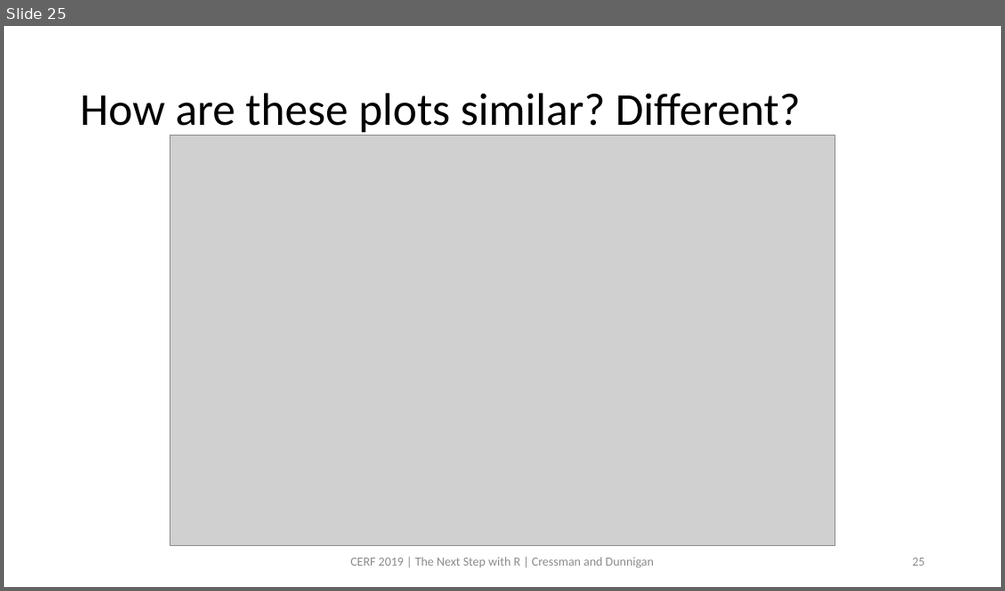
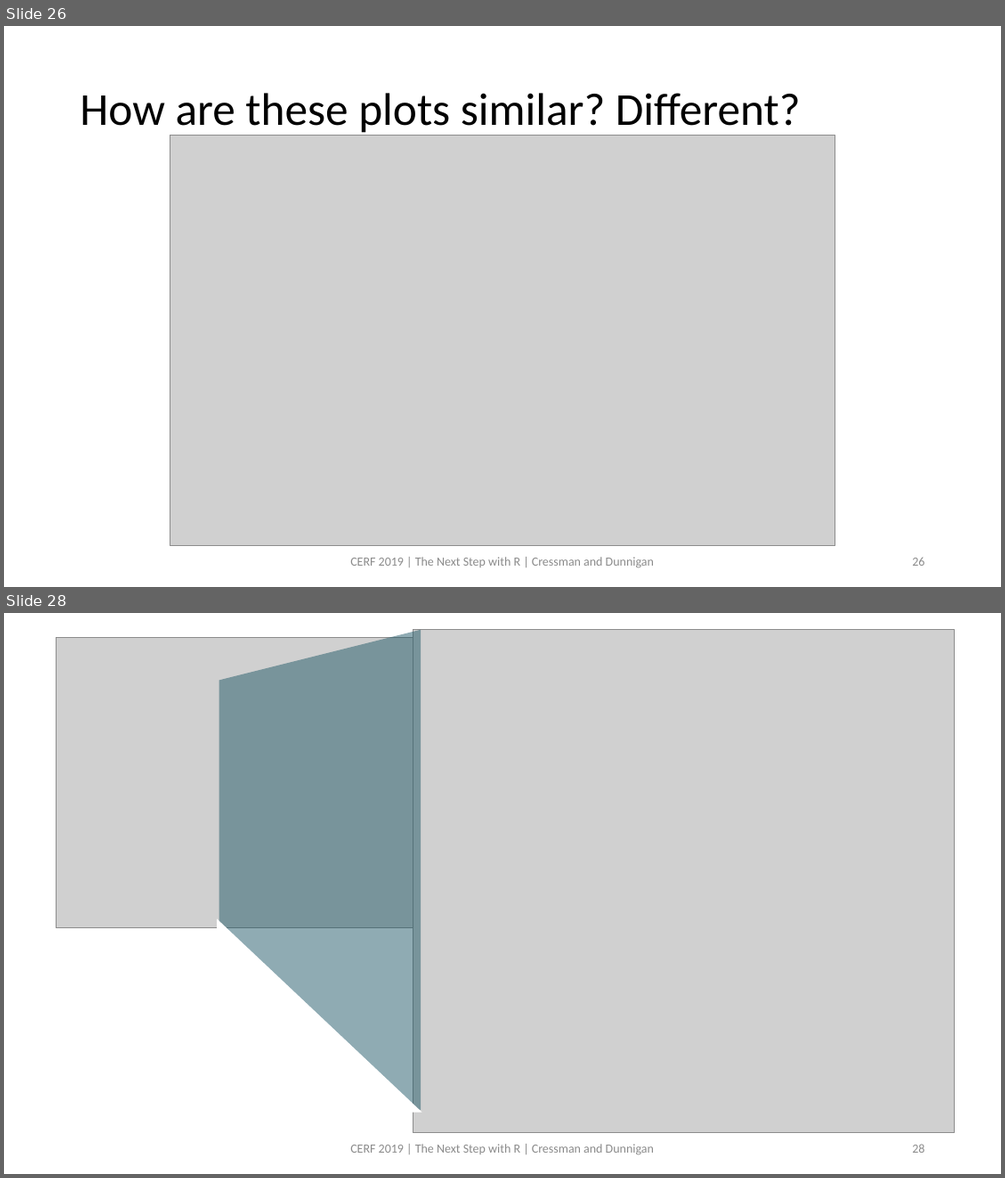
Before and after one commit to swmpkim/2019_CERF, a slide deck: slides/01_Visualize.pptx. Shown one above the other, each under a label of ours: slide 25 before the commit, slides 26 and 28 after it; the slides between them are not shown. The pictures are 1005x591 and 1005x1178 pixels, drawn with LibreOffice and Linux fonts; fonts in the diff are those of the drawing; grey boxes stand for pictures. Boxes give left, top, right and bottom in pixels: in the first picture for what was removed or moved away, otherwise in the second. Text is boxed around its words. In the diff, an @@ line names an element or a change of style, - is before the commit and + after.

```diff
--- a/slides/01_Visualize.pptx
+++ b/slides/01_Visualize.pptx
@@ slide 28 added at (4, 613, 1001, 1174), background #FFFFFF @@
@@ group added at (57, 629, 955, 1133): 2 pictures, 1 trapezoid, 1 right triangle @@
@@ text added at (350, 1143, 654, 1155), 12 pt, text #8C8C8C @@
+CERF 2019 | The Next Step with R | Cressman and Dunnigan
@@ page number added at (912, 1143, 924, 1152), 12 pt, text #8C8C8C @@
+28
@@ what was slide 25 is now slide 26 @@
```
Also in this commit, not shown: 17 other slides added, 1 other file.
